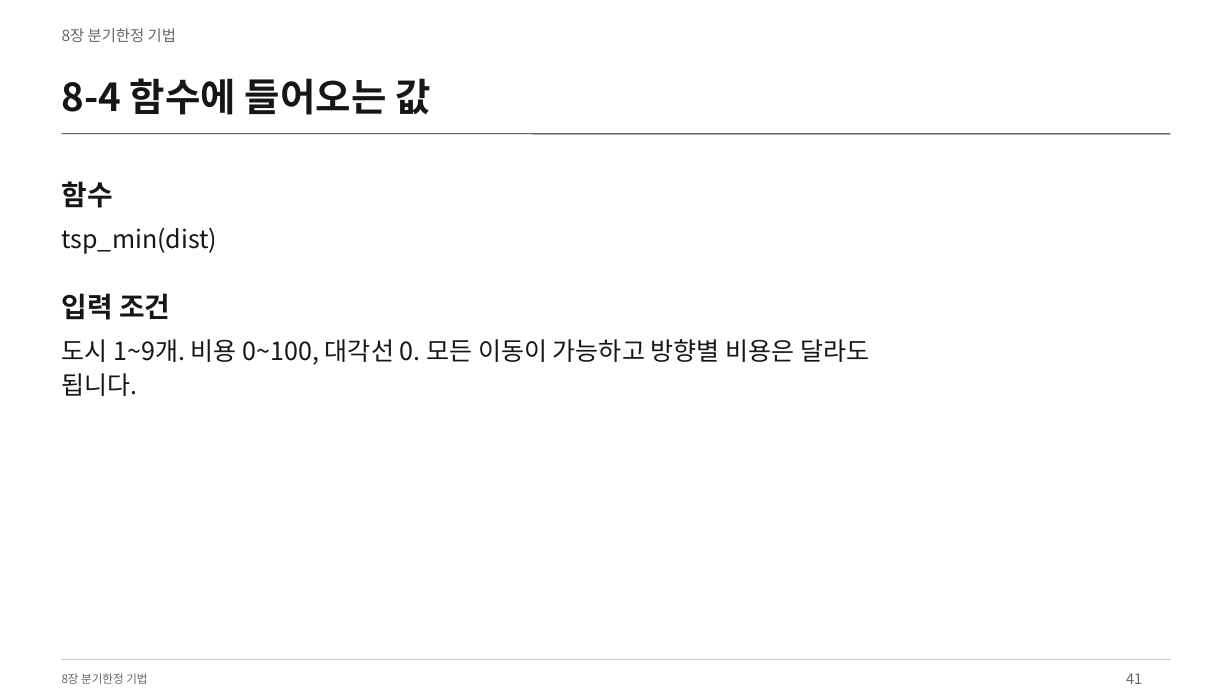
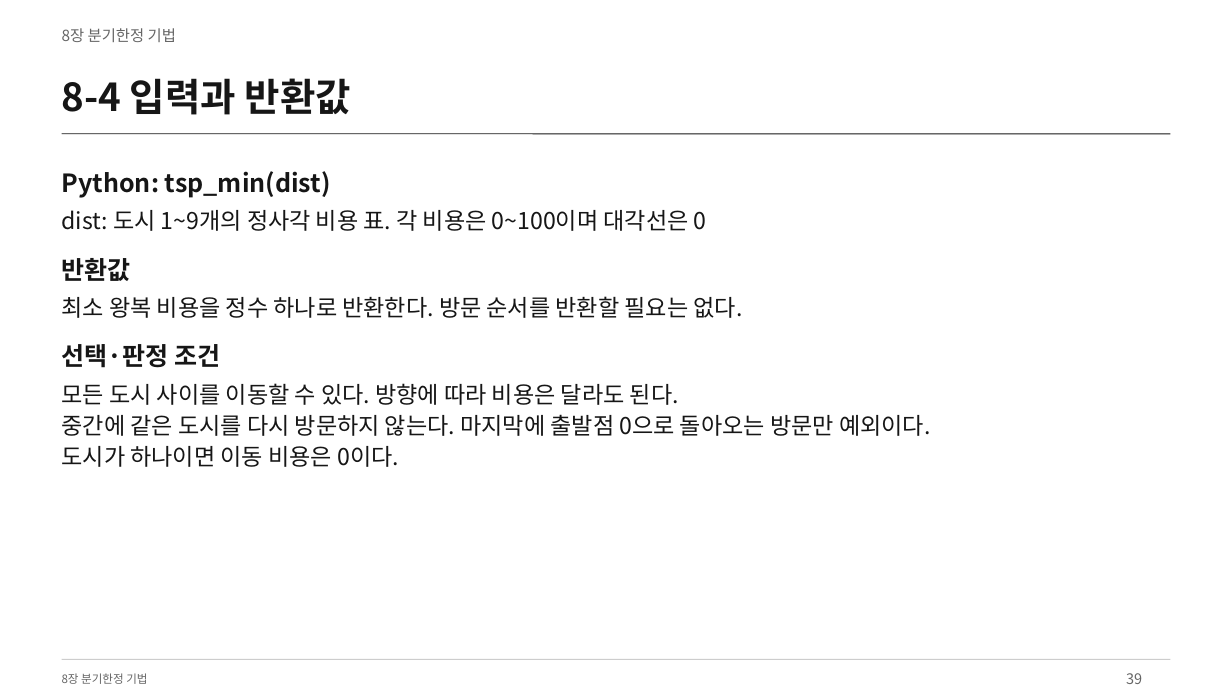
Before and after one commit to Sangdon-Park/Sangdon-Park.github.io, a slide deck: slide 39 of data/알고리즘/8장_분기한정_기법.pptx (slide 41 before the commit). Drawn at 1232x693 pixels with LibreOffice and Linux fonts; fonts in the diff are those of the drawing. Boxes give left, top, right and bottom in pixels: in the first picture for what was removed or moved away, otherwise in the second. Text is boxed around its words. In the diff, an @@ line names an element or a change of style, - is before the commit and + after.

```diff
--- a/data/알고리즘/8장_분기한정_기법.pptx
+++ b/data/알고리즘/8장_분기한정_기법.pptx
@@ text at (x1=62, y1=78, x2=351, y2=115): text changed @@
-8-4 함수에 들어오는 값
+8-4 입력과 반환값
@@ text at (x1=62, y1=171, x2=331, y2=198): text changed; bold on @@
-tsp_min(dist)
+Python: tsp_min(dist)
@@ text removed at (x1=62, y1=181, x2=113, y2=208) @@
-함수
@@ text added at (x1=62, y1=210, x2=707, y2=231), 18 pt, text #161616 @@
+dist: 도시 1~9개의 정사각 비용 표. 각 비용은 0~100이며 대각선은 0
@@ text added at (x1=62, y1=258, x2=131, y2=281), 19.5 pt, text #161616, bold @@
+반환값
@@ text added at (x1=62, y1=296, x2=743, y2=318), 18 pt, text #161616 @@
+최소 왕복 비용을 정수 하나로 반환한다. 방문 순서를 반환할 필요는 없다.
@@ text at (x1=62, y1=344, x2=220, y2=368): text changed; size 21.8 to 19.5 pt @@
-입력 조건
+선택·판정 조건
@@ text removed at (x1=62, y1=339, x2=869, y2=396) @@
-도시 1~9개. 비용 0~100, 대각선 0. 모든 이동이 가능하고 방향별 비용은 달라도
-됩니다.
@@ text added at (x1=62, y1=383, x2=930, y2=467), 18 pt, text #161616 @@
+모든 도시 사이를 이동할 수 있다. 방향에 따라 비용은 달라도 된다.
+중간에 같은 도시를 다시 방문하지 않는다. 마지막에 출발점 0으로 돌아오는 방문만 예외이다.
+도시가 하나이면 이동 비용은 0이다.
@@ text at (x1=1126, y1=673, x2=1142, y2=684): text changed @@
-41
+39
```
Also in this commit, not shown: 39 other slides changed, 9 slides added, 6 slides removed, 18 other files.
